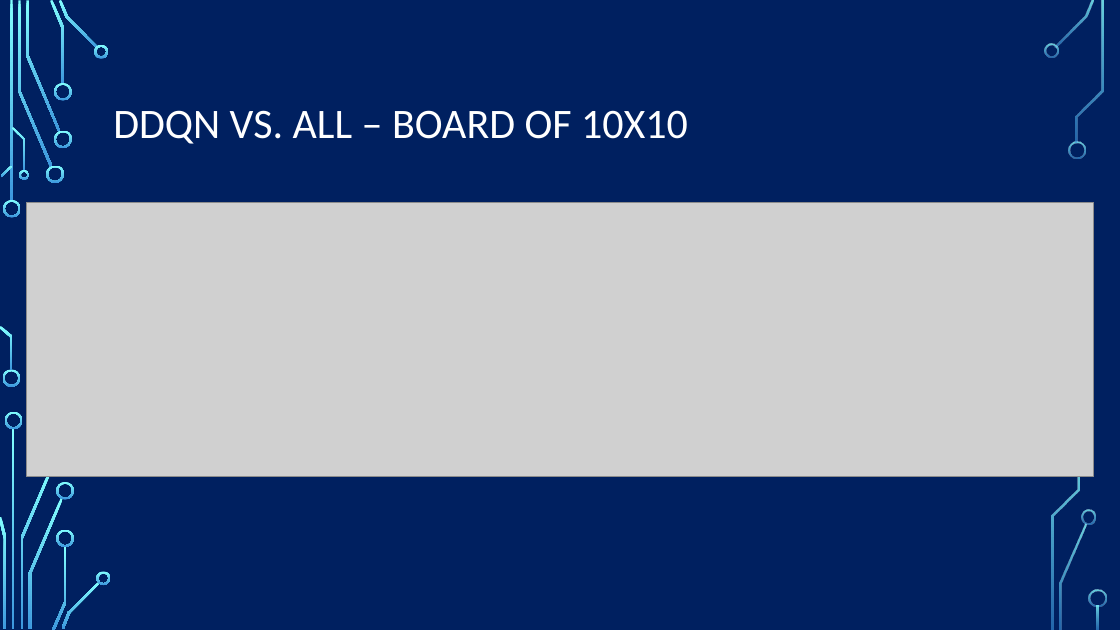
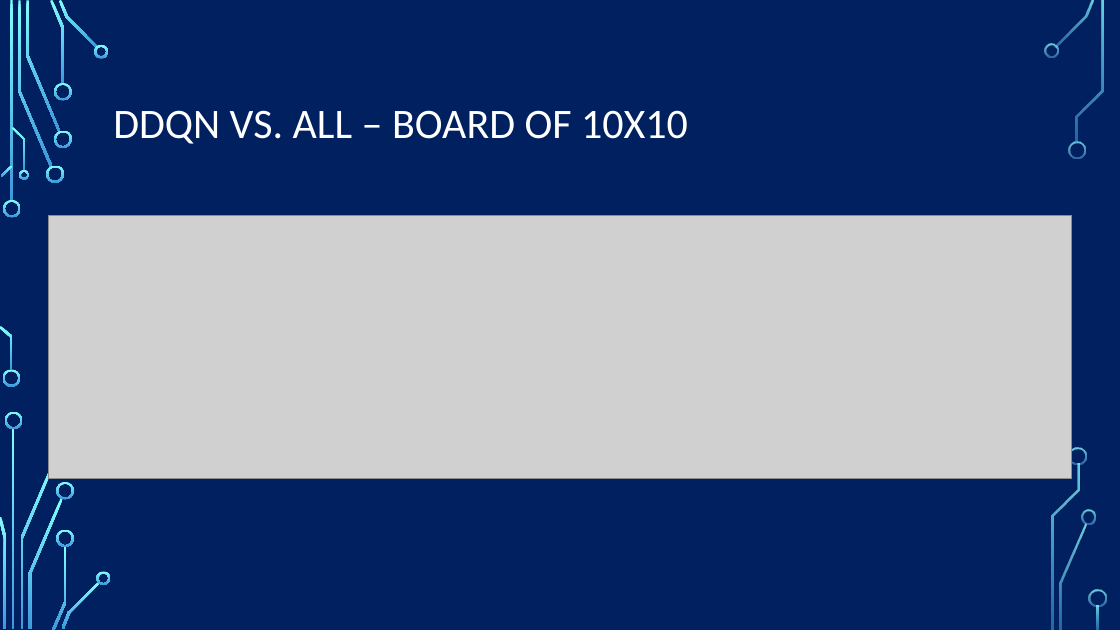
Before and after one commit to EliavSh/FinalProjectRL, a slide deck: slide 30 of docs/Semi Final Results.pptx (slide 29 before the commit). Drawn at 1120x630 pixels with LibreOffice and Linux fonts; fonts in the diff are those of the drawing; grey boxes stand for pictures; background and template pictures are left out. Boxes give left, top, right and bottom in pixels: in the first picture for what was removed or moved away, otherwise in the second. Text is boxed around its words. In the diff, an @@ line names an element or a change of style, - is before the commit and + after.

```diff
--- a/docs/Semi Final Results.pptx
+++ b/docs/Semi Final Results.pptx
@@ picture resized from (x1=27, y1=202, x2=1094, y2=477) to (x1=49, y1=216, x2=1072, y2=479) @@
@@ freeform shape added at (x1=49, y1=447, x2=66, y2=465), fill gradient #82FFFF to #3D97DE @@
@@ freeform shape added at (x1=1070, y1=447, x2=1087, y2=465), fill gradient #82FFFF to #3D97DE @@
```
Also in this commit, not shown: 10 other slides changed, 4 slides added, 2 slides removed, 13 other files.
